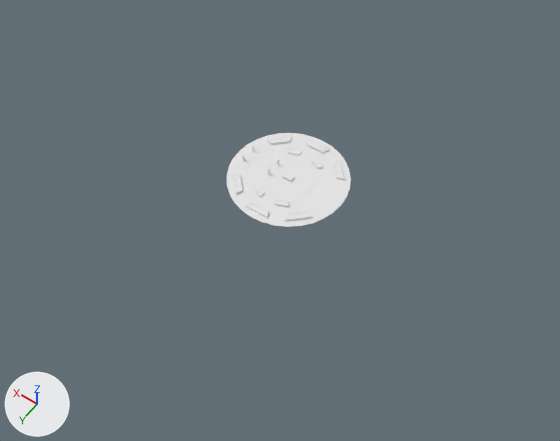
Renders of the Blender file Assets/Models/ChaseMap.blend from each side of a commit.
Rendered twice from a 50 mm camera at (-114.7, 166.4, 230.9) aimed at (-4.8, 12.6, -10.8). Every picture has the same lights, and +X, +Y and +Z are marked at lower left. Objects named as collision shapes, trigger or cutter boxes, shadow casters or lower levels of detail are left out.

The older version as bpy lines, for what is in view:
```python
me_cube_026 = bpy.data.meshes.new('Cube.026')
me_cube_026.from_pydata(...)  # 68 vertices, 61 faces; spans x -2.94..2.99, y -3.05..3.2, z -0.68..0.54
me_cube_026.polygons.foreach_set('use_smooth', [True] * 61)
# faces by material slot: [25, 36]
me_cube_026.materials.append(mat_base)  # white #e7e7e7
me_cube_026.materials.append(mat_lining_001)  # white #e7e7e7
me_sphere = bpy.data.meshes.new('Sphere')
me_sphere.from_pydata(...)  # 2881 vertices, 3072 faces; spans x -0.83..0.83, y -0.83..0.83, z -0.06..0.0
me_sphere.polygons.foreach_set('use_smooth', [True] * 3072)
me_sphere_001 = bpy.data.meshes.new('Sphere.001')
me_sphere_001.from_pydata(...)  # 161 vertices, 160 faces; spans x -0.83..0.83, y -0.83..0.83, z 0.0
ob_drawbridge = bpy.data.objects.new('Drawbridge', None)
ob_drawbridge.location = (13.39, 0.0, -0.5)
ob_ground = bpy.data.objects.new('Ground', me_sphere)
ob_ground.location = (0.0, 0.0, 0.0)
ob_ground.scale = (29.5, 29.5, 29.5)
ob_wall_010 = bpy.data.objects.new('Wall.010', me_cube_026)
ob_wall_010.location = (0.0, 0.0, 0.4)
ob_wall_010.rotation_euler = (0.0, 0.0, 4.041)  # degrees (0, 0, 232)
ob_wall_010.scale = (0.776, 0.776, 0.776)
ob_water_001 = bpy.data.objects.new('Water.001', me_sphere_001)
ob_water_001.location = (0.0, 0.0, -0.1)
ob_water_001.scale = (29.5, 29.5, 29.5)
```
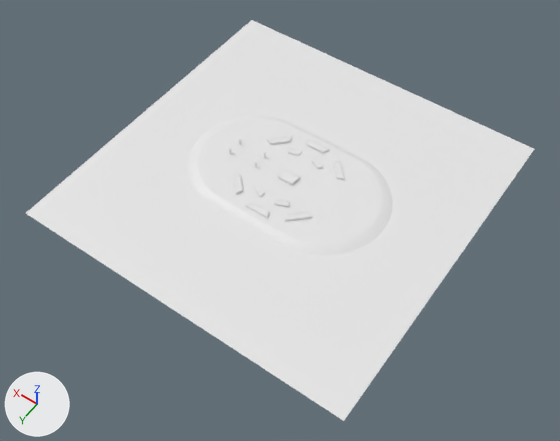
ob_drawbridge is not drawn itself; it is the parent of ob_drawbridgeleft, ob_drawbridgeright, ob_drawbridgeleft_001, ob_drawbridgeleft_002.

Patch to the scene script:
```diff
--- a/Assets/Models/ChaseMap.blend.py
+++ b/Assets/Models/ChaseMap.blend.py
@@ me_sphere @@
 # used by ob_ground; location = (0.0, 0.0, 0.0); scale = (29.5, 29.5, 29.5)
-me_sphere.from_pydata(...)  # 2881 vertices, 3072 faces; spans x -0.83..0.83, y -0.83..0.83, z -0.06..0.0
+me_sphere.from_pydata(...)  # 1548 vertices, 1526 faces; spans x -48.6..48.6, y -30.14..30.14, z -4.26..0.0
+# me_sphere part 1: 2881 vertices removed from x -0.83..0.83, y -0.83..0.83, z -0.06..0.0; 1548 vertices added at x -48.6..48.6, y -30.14..30.14, z -4.26..0.0
@@ me_plane @@
+me_plane.from_pydata([(-1.0, -1.0, 0.0), (1.0, -1.0, 0.0), (-1.0, 1.0, 0.0), (1.0, 1.0, 0.0)], [], [(0, 1, 3, 2)])
@@ ob_drawbridge @@
 ob_drawbridge = bpy.data.objects.new('Drawbridge', None)
-ob_drawbridge.location = (13.39, 0.0, -0.5)
+ob_drawbridge.location = (20.0, 0.0, -0.5)
@@ ob_ground @@
 ob_ground.location = (0.0, 0.0, 0.0)
-ob_ground.scale = (29.5, 29.5, 29.5)
@@ ob_wall_010 @@
 ob_wall_010.rotation_euler = (0.0, 0.0, 4.041)  # degrees (0, 0, 232)
-ob_wall_010.scale = (0.776, 0.776, 0.776)
+ob_wall_010.scale = (1.42, 1.42, 1.42)
@@ ob_waterbottom @@
+ob_waterbottom = bpy.data.objects.new('WaterBottom', me_plane)
+ob_waterbottom.location = (0.0, 0.0, -1.5)
+ob_waterbottom.scale = (72.2, 72.2, 72.2)
```

Pixel boxes (x1, y1, x2, y2) of what changed, in the pictures (560 x 441 px):
'WaterBottom', added
    after: (26, 20, 534, 421)
'Ground', reshaped, rescaled
    before: (227, 133, 351, 227)
    after: (189, 115, 393, 255)
'DrawbridgeRight', moved
    before: (245, 152, 265, 167)
    after: (232, 145, 252, 160)
'DrawbridgeLeft', moved
    before: (257, 159, 279, 174)
    after: (244, 152, 265, 167)
'Wall.010', rescaled
    before: (283, 172, 295, 182)
    after: (278, 168, 300, 185)
'DrawbridgeLeft.001', moved
    before: (242, 146, 254, 161)
    after: (229, 139, 241, 154)
